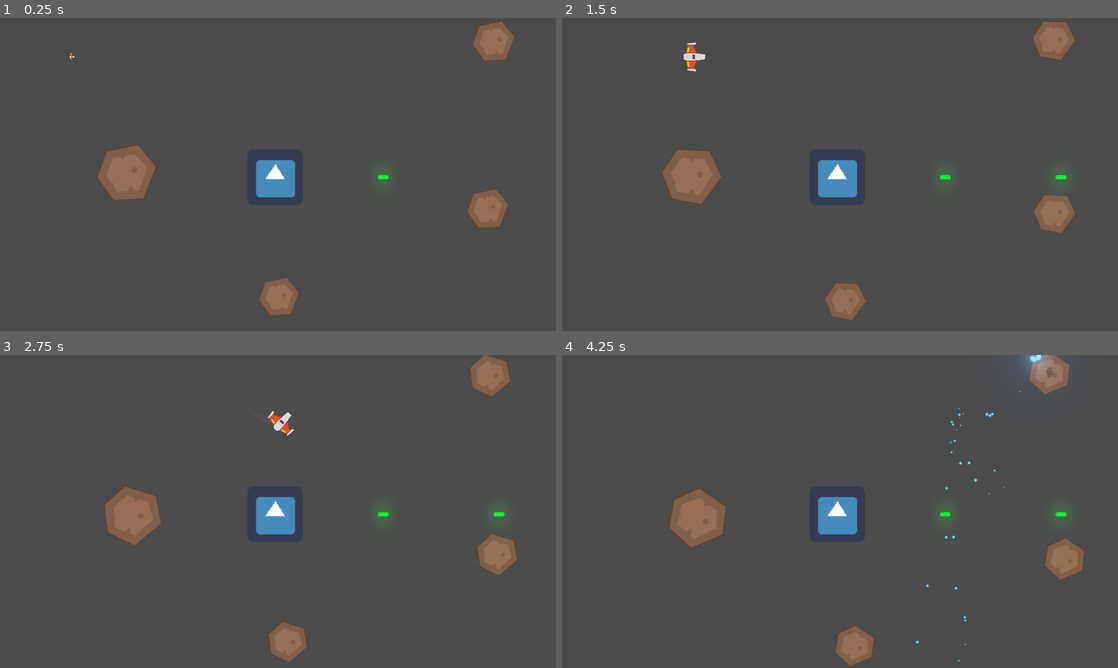
Above: before the commit, frames 1-4 (two rows, left to right).
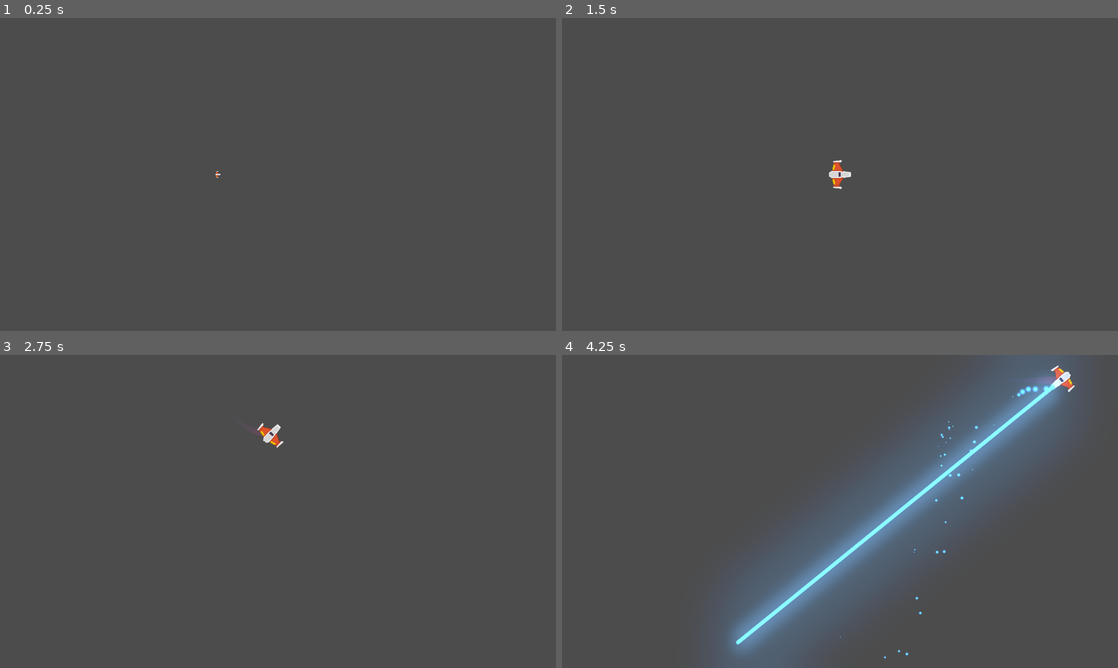
Above: after the commit, the same moments.

Repository: juanmfernandez/MeteoritosGame
Game: Godot game, scene res://Juego/Niveles/NivelTest.tscn
Same seed, same stepped clock (60 frames per second), same inputs: the game is played once before the commit and once after it. The engine's default icon, where the game draws it, is replaced by a stand-in: a white triangle on a blue panel in a dark square.
Inputs (mouse positions are in pixels of both pictures, inside the frame that each line leads up to):
- Up to frame 1 (0.25 s): no input
- Up to frame 2 (1.5 s): move the mouse to (812, 237) at 0.52 s; hold Right mouse button (disparo_laser) 0.53-1.28 s; hold W (mover_adelante) from 0.53 s (still down); move the mouse to (1006, 221) at 1.27 s; tap P (disparo_principal) at 1.35 s
- Up to frame 3 (2.75 s): move the mouse to (111, 464) at 2.02 s; release W (mover_adelante) at 2.03 s; hold S (mover_atras) from 2.03 s (still down); hold A (rotar_antihorario) from 2.03 s (still down)
- Up to frame 4 (4.25 s): keep holding S (mover_atras); move the mouse to (867, 511) at 2.77 s; release A (rotar_antihorario) at 2.78 s; tap D (rotar_horario) at 2.85 s; move the mouse to (756, 433) at 3.52 s; hold Right mouse button (disparo_laser) from 3.53 s (still down)

The runs differ from the first frame. In frame 1, 4.2% of the frame differs, in the area x 12-93%, y 0-96%; in frame 2, 4.4%; in frame 3, 4.6%; in frame 4, 26%, in the area x 19-94%, y 0-100%.

Commit message:
ADD sector meteoritos

Diff:
--- a/Juego/Autoloads/Eventos.gd
+++ b/Juego/Autoloads/Eventos.gd
@@ -4,3 +4,4 @@
 signal nave_destruida(posicion, explosiones)
 signal spawn_meteorito(posicion, direccion, tamanio)
 signal meteorito_destruido(posicion)
+signal nave_en_sector_peligro(centro_camara, tipo_peligro, num_peligros)
--- a/Juego/Meteoritos/Meteorito.gd
+++ b/Juego/Meteoritos/Meteorito.gd
@@ -2,8 +2,8 @@
 extends RigidBody2D
 
 # Atribb export
-export var vel_lineal_base:Vector2 = Vector2(300.0, 300.0)
-export var vel_ang_base:float = 3.0
+export var vel_lineal_base:Vector2 = Vector2(450.0, 450.0)
+export var vel_ang_base:float = 100.0
 export var hitpoints_base:float = 10.0
 
 # Atrib OnReady
@@ -12,14 +12,18 @@
 
 # Att
 var hitpoints:float
+var esta_en_sector:bool = true setget set_esta_en_sector
+var pos_spwan_original:Vector2
+var vel_spwan_original:Vector2
 
-# Methods
-func _ready() -> void:
-	angular_velocity = vel_ang_base
+# Setters and Getters
+func set_esta_en_sector(valor:bool) -> void:
+	esta_en_sector = valor
 
 # Contruc
 func crear(pos: Vector2, dir: Vector2, tamanio: float) -> void:
 	position = pos
+	pos_spwan_original = position - Vector2(aleatorizar_velocidad(), aleatorizar_velocidad())
 	# Calc mass, size of sprite and collider
 	mass *= tamanio
 	$Sprite.scale = Vector2.ONE * tamanio
@@ -28,17 +32,30 @@
 	var forma_colision:CircleShape2D = CircleShape2D.new()
 	forma_colision.radius = radio
 	$CollisionShape2D.shape = forma_colision
-	# Calc veloci
+	# Calc velocities
+	#linear_velocity = (vel_lineal_base * dir / tamanio) * aleatorizar_velocidad()
 	linear_velocity = (vel_lineal_base * dir / tamanio) * aleatorizar_velocidad()
-	angular_velocity = (vel_ang_base / tamanio) * aleatorizar_velocidad()
+	vel_spwan_original = linear_velocity
+	#angular_velocity = (vel_ang_base / tamanio) * aleatorizar_velocidad()
+	angular_velocity = (vel_ang_base ) * aleatorizar_velocidad()
 	# Calc HitPoints
 	hitpoints = hitpoints_base * tamanio
-	print("Initial Hitpoints -> ", hitpoints)
+	print("hitpoints: ", hitpoints," | linear_velocity: ", linear_velocity, " | angular_velocity: ", angular_velocity)
 
 # Customs Methods
+func _integrate_forces(state: Physics2DDirectBodyState) -> void:
+	if esta_en_sector:
+		return
+
+	var mi_tranform := state.get_transform()
+	mi_tranform.origin = pos_spwan_original
+	linear_velocity = vel_spwan_original
+	state.set_transform(mi_tranform)
+	esta_en_sector = true
+
 func aleatorizar_velocidad() -> float:
 	randomize()
-	return rand_range(-0.9, 1.9)
+	return rand_range(-9, 10)
 
 func recibir_danio(danio: float) -> void:
 	hitpoints -= danio
--- a/Juego/Meteoritos/MeteoritoSpawner.gd
+++ b/Juego/Meteoritos/MeteoritoSpawner.gd
@@ -1,22 +1,28 @@
 class_name MeteoritoSpawner
 extends Position2D
 
-export var direccion:Vector2 = Vector2(1, 1)
-export var rango_tamanio_meteorito:Vector2 = Vector2(0.5, 2.2)
+export var rango_direccion:Vector2 = Vector2(1.5, -1.5)
+export var rango_tamanio_meteorito:Vector2 = Vector2(0.5, 2.5)
 
-func _ready() -> void:
-	#temporal
-	yield(owner, "ready")
-	spawmear_meteorito()
+var direccion:Vector2 = Vector2(0, 0)
+var tamanio:float = 0.0
+
 
 func spawmear_meteorito() -> void:
+	direccion = Vector2(direccion_meteorito_aleatoria(), direccion_meteorito_aleatoria())
+	tamanio = tamanio_meteorito_aleatorio()
+	print("tamanio ",tamanio," | direccion ", direccion)
 	Eventos.emit_signal(
 		"spawn_meteorito",
 		global_position,
 		direccion,
-		tamanio_meteorito_aleatorio()
+		tamanio
 		)
 
 func tamanio_meteorito_aleatorio() -> float:
 	randomize()
 	return rand_range(rango_tamanio_meteorito[0], rango_tamanio_meteorito[1])
+
+func direccion_meteorito_aleatoria() -> float:
+	randomize()
+	return rand_range(rango_direccion[0], rango_direccion[1])
--- /dev/null
+++ b/Juego/Meteoritos/SectorMeteoritos.gd
@@ -0,0 +1,49 @@
+class_name SectorMeteoritos
+extends Node2D
+
+## Attrib Export
+export var cantidad_meteoritos:int = 15
+export var intervalo_spawn:float = 0.5
+
+## Attrib var
+var spawners:Array
+var spawner_index:int = 0
+
+## Construc
+func crear(pos: Vector2, meteoritos: int) -> void:
+	global_position = pos
+	cantidad_meteoritos = meteoritos
+
+## Methods
+func _ready() -> void:
+	$MeteoroSpawmerTimer.wait_time = intervalo_spawn
+	almacenar_spawners()
+	conectar_seniales_detectores()
+
+## Customs Methods
+func conectar_seniales_detectores() -> void:
+	for detector in $DetectorFueraZona.get_children():
+		print("Y se marchó ")
+		detector.connect("body_entered", self, "_on_detector_body_entered")
+
+func almacenar_spawners() -> void:
+	for spawner in $Spawmer.get_children():
+		spawners.append(spawner)
+
+func spawner_aleatorio() -> int:
+	randomize()
+	return randi() % spawners.size()
+
+func _on_MeteoroSpawmerTimer_timeout() -> void:
+	if cantidad_meteoritos == 0:
+		$MeteoroSpawmerTimer.stop()
+		return
+
+	spawner_index = spawner_aleatorio()
+	spawners[spawner_index].spawmear_meteorito()
+	print("se ha spwmeado un moteoro: ", spawner_index)
+	cantidad_meteoritos -= 1
+
+func _on_detector_body_entered(body: Node) -> void:
+
+	body.set_esta_en_sector(false)
--- /dev/null
+++ b/Juego/Meteoritos/SectorMeteoritos.tscn
@@ -0,0 +1,342 @@
+[gd_scene load_steps=13 format=2]
+
+[ext_resource path="res://Juego/Meteoritos/MeteoritoSpawner.tscn" type="PackedScene" id=1]
+[ext_resource path="res://Juego/Meteoritos/SectorMeteoritos.gd" type="Script" id=2]
+[ext_resource path="res://TemporalAssets/kenney_fontpackage (1)/Fonts/Kenney Future.ttf" type="DynamicFontData" id=3]
+[ext_resource path="res://Juego/Meteoritos/warning.ogg" type="AudioStream" id=4]
+
+[sub_resource type="RectangleShape2D" id=1]
+extents = Vector2( 547.534, 10 )
+
+[sub_resource type="RectangleShape2D" id=2]
+extents = Vector2( 549.779, 10 )
+
+[sub_resource type="RectangleShape2D" id=3]
+extents = Vector2( 10, 967.389 )
+
+[sub_resource type="RectangleShape2D" id=4]
+extents = Vector2( 10, 969.634 )
+
+[sub_resource type="RectangleShape2D" id=5]
+extents = Vector2( 1409.17, 10 )
+
+[sub_resource type="DynamicFont" id=6]
+size = 65
+font_data = ExtResource( 3 )
+
+[sub_resource type="Animation" id=7]
+resource_name = "advertencia"
+length = 5.0
+tracks/0/type = "value"
+tracks/0/path = NodePath("CanvasLayer/ColorRect:visible")
+tracks/0/interp = 1
+tracks/0/loop_wrap = true
+tracks/0/imported = false
+tracks/0/enabled = true
+tracks/0/keys = {
+"times": PoolRealArray( 0, 5 ),
+"transitions": PoolRealArray( 1, 1 ),
+"update": 1,
+"values": [ true, true ]
+}
+tracks/1/type = "value"
+tracks/1/path = NodePath("CanvasLayer/ColorRect:modulate")
+tracks/1/interp = 1
+tracks/1/loop_wrap = true
+tracks/1/imported = false
+tracks/1/enabled = true
+tracks/1/keys = {
+"times": PoolRealArray( 0, 5 ),
+"transitions": PoolRealArray( 1, 1 ),
+"update": 0,
+"values": [ Color( 0.988235, 0, 0, 0.176471 ), Color( 0, 0, 0, 0 ) ]
+}
+tracks/2/type = "value"
+tracks/2/path = NodePath("AudioDanger:playing")
+tracks/2/interp = 1
+tracks/2/loop_wrap = true
+tracks/2/imported = false
+tracks/2/enabled = true
+tracks/2/keys = {
+"times": PoolRealArray( 0, 5 ),
+"transitions": PoolRealArray( 1, 1 ),
+"update": 1,
+"values": [ true, false ]
+}
+tracks/3/type = "value"
+tracks/3/path = NodePath("AudioDanger:volume_db")
+tracks/3/interp = 1
+tracks/3/loop_wrap = true
+tracks/3/imported = false
+tracks/3/enabled = true
+tracks/3/keys = {
+"times": PoolRealArray( 0, 0.9, 3.2, 5 ),
+"transitions": PoolRealArray( 1, 1, 1, 1 ),
+"update": 0,
+"values": [ -34.696, -5.0, -5.0, -35.0 ]
+}
+tracks/4/type = "method"
+tracks/4/path = NodePath("MeteoroSpawmerTimer")
+tracks/4/interp = 1
+tracks/4/loop_wrap = true
+tracks/4/imported = false
+tracks/4/enabled = true
+tracks/4/keys = {
+"times": PoolRealArray( 5 ),
+"transitions": PoolRealArray( 1 ),
+"values": [ {
+"args": [ -1 ],
+"method": "start"
+} ]
+}
+
+[sub_resource type="Animation" id=8]
+length = 0.001
+tracks/0/type = "value"
+tracks/0/path = NodePath("CanvasLayer/ColorRect:visible")
+tracks/0/interp = 1
+tracks/0/loop_wrap = true
+tracks/0/imported = false
+tracks/0/enabled = true
+tracks/0/keys = {
+"times": PoolRealArray( 0 ),
+"transitions": PoolRealArray( 1 ),
+"update": 1,
+"values": [ false ]
+}
+tracks/1/type = "value"
+tracks/1/path = NodePath("CanvasLayer/ColorRect:modulate")
+tracks/1/interp = 1
+tracks/1/loop_wrap = true
+tracks/1/imported = false
+tracks/1/enabled = true
+tracks/1/keys = {
+"times": PoolRealArray( 0 ),
+"transitions": PoolRealArray( 1 ),
+"update": 0,
+"values": [ Color( 0, 0, 0, 0 ) ]
+}
+tracks/2/type = "value"
+tracks/2/path = NodePath("AudioDanger:playing")
+tracks/2/interp = 1
+tracks/2/loop_wrap = true
+tracks/2/imported = false
+tracks/2/enabled = true
+tracks/2/keys = {
+"times": PoolRealArray( 0 ),
+"transitions": PoolRealArray( 1 ),
+"update": 1,
+"values": [ false ]
+}
+tracks/3/type = "value"
+tracks/3/path = NodePath("AudioDanger:volume_db")
+tracks/3/interp = 1
+tracks/3/loop_wrap = true
+tracks/3/imported = false
+tracks/3/enabled = true
+tracks/3/keys = {
+"times": PoolRealArray( 0 ),
+"transitions": PoolRealArray( 1 ),
+"update": 0,
+"values": [ 0.0 ]
+}
+
+[node name="SectorMeteoritos" type="Node2D"]
+script = ExtResource( 2 )
+
+[node name="BordesNavePlayer" type="Node2D" parent="."]
+
+[node name="StaticBody2D" type="StaticBody2D" parent="BordesNavePlayer"]
+collision_layer = 0
+__meta__ = {
+"_edit_group_": true
+}
+
+[node name="CollisionShape2D2" type="CollisionShape2D" parent="BordesNavePlayer/StaticBody2D"]
+position = Vector2( -960, 0 )
+rotation = 1.5708
+shape = SubResource( 1 )
+
+[node name="StaticBody2D2" type="StaticBody2D" parent="BordesNavePlayer"]
+collision_layer = 0
+__meta__ = {
+"_edit_group_": true
+}
+
+[node name="CollisionShape2D" type="CollisionShape2D" parent="BordesNavePlayer/StaticBody2D2"]
+position = Vector2( 960, 0 )
+rotation = 1.5708
+shape = SubResource( 2 )
+
+[node name="StaticBody2D3" type="StaticBody2D" parent="BordesNavePlayer"]
+collision_layer = 0
+__meta__ = {
+"_edit_group_": true
+}
+
+[node name="CollisionShape2D" type="CollisionShape2D" parent="BordesNavePlayer/StaticBody2D3"]
+position = Vector2( 0, 540 )
+rotation = 1.5708
+shape = SubResource( 3 )
+
+[node name="StaticBody2D4" type="StaticBody2D" parent="BordesNavePlayer"]
+collision_layer = 0
+__meta__ = {
+"_edit_group_": true
+}
+
+[node name="CollisionShape2D" type="CollisionShape2D" parent="BordesNavePlayer/StaticBody2D4"]
+position = Vector2( 0, -540 )
+rotation = 1.5708
+shape = SubResource( 4 )
+
+[node name="DetectorFueraZona" type="Node2D" parent="."]
+
+[node name="Area2D" type="Area2D" parent="DetectorFueraZona"]
+collision_layer = 64
+collision_mask = 31
+__meta__ = {
+"_edit_group_": true
+}
+
+[node name="CollisionShape2D" type="CollisionShape2D" parent="DetectorFueraZona/Area2D"]
+modulate = Color( 0.403922, 0.956863, 0.0627451, 1 )
+position = Vector2( 1400, 0 )
+rotation = 1.5708
+shape = SubResource( 5 )
+
+[node name="Area2D2" type="Area2D" parent="DetectorFueraZona"]
+collision_layer = 32
+collision_mask = 31
+__meta__ = {
+"_edit_group_": true
+}
+
+[node name="CollisionShape2D2" type="CollisionShape2D" parent="DetectorFueraZona/Area2D2"]
+modulate = Color( 0.403922, 0.956863, 0.0627451, 1 )
+position = Vector2( -1400, 0 )
+rotation = 1.5708
+shape = SubResource( 5 )
+
+[node name="Area2D3" type="Area2D" parent="DetectorFueraZona"]
+collision_layer = 32
+collision_mask = 31
+__meta__ = {
+"_edit_group_": true
+}
+
+[node name="CollisionShape2D3" type="CollisionShape2D" parent="DetectorFueraZona/Area2D3"]
+modulate = Color( 0.403922, 0.956863, 0.0627451, 1 )
+position = Vector2( 0, -900 )
+shape = SubResource( 5 )
+
+[node name="Area2D4" type="Area2D" parent="DetectorFueraZona"]
+collision_layer = 32
+collision_mask = 31
+__meta__ = {
+"_edit_group_": true
+}
+
+[node name="CollisionShape2D4" type="CollisionShape2D" parent="DetectorFueraZona/Area2D4"]
+modulate = Color( 0.403922, 0.956863, 0.0627451, 1 )
+position = Vector2( 0, 900 )
+shape = SubResource( 5 )
+
+[node name="Spawmer" type="Node2D" parent="."]
+
+[node name="MeteoritoSpawner" parent="Spawmer" instance=ExtResource( 1 )]
+position = Vector2( 1110.1, -685.288 )
+
+[node name="MeteoritoSpawner2" parent="Spawmer" instance=ExtResource( 1 )]
+position = Vector2( -4.75684, -675.757 )
+
+[node name="MeteoritoSpawner3" parent="Spawmer" instance=ExtResource( 1 )]
+position = Vector2( 4.75684, 702.015 )
+
+[node name="MeteoritoSpawner4" parent="Spawmer" instance=ExtResource( 1 )]
+position = Vector2( -1045.61, 644.998 )
+
+[node name="MeteoritoSpawner5" parent="Spawmer" instance=ExtResource( 1 )]
+position = Vector2( -1076.54, -9.51367 )
+
+[node name="MeteoritoSpawner6" parent="Spawmer" instance=ExtResource( 1 )]
+position = Vector2( -1081.3, -648.409 )
+
+[node name="MeteoritoSpawner7" parent="Spawmer" instance=ExtResource( 1 )]
+position = Vector2( 1106.38, 373.052 )
+
+[node name="MeteoritoSpawner8" parent="Spawmer" instance=ExtResource( 1 )]
+position = Vector2( 1104.29, 739.005 )
+
+[node name="MeteoritoSpawner9" parent="Spawmer" instance=ExtResource( 1 )]
+position = Vector2( 1199.94, -347.603 )
+
+[node name="MeteoritoSpawner10" parent="Spawmer" instance=ExtResource( 1 )]
+position = Vector2( 1202.46, 0 )
+
+[node name="MeteoritoSpawner11" parent="Spawmer" instance=ExtResource( 1 )]
+position = Vector2( 635.85, 755.482 )
+
+[node name="MeteoritoSpawner12" parent="Spawmer" instance=ExtResource( 1 )]
+position = Vector2( -1051.94, -309.984 )
+
+[node name="MeteoritoSpawner13" parent="Spawmer" instance=ExtResource( 1 )]
+position = Vector2( -589.994, -693.628 )
+
+[node name="MeteoritoSpawner14" parent="Spawmer" instance=ExtResource( 1 )]
+position = Vector2( 597.812, -691.305 )
+
+[node name="MeteoritoSpawner15" parent="Spawmer" instance=ExtResource( 1 )]
+position = Vector2( -1099.51, 265.996 )
+
+[node name="MeteoritoSpawner16" parent="Spawmer" instance=ExtResource( 1 )]
+position = Vector2( -576.901, 673.423 )
+
+[node name="Camera2D" type="Camera2D" parent="."]
+
+[node name="MeteoroSpawmerTimer" type="Timer" parent="."]
+
+[node name="CanvasLayer" type="CanvasLayer" parent="."]
+
+[node name="ColorRect" type="ColorRect" parent="CanvasLayer"]
+modulate = Color( 0, 0, 0, 0 )
+light_mask = 0
+margin_left = -127.359
+margin_top = -144.856
+margin_right = 503.641
+margin_bottom = 206.144
+color = Color( 0.119998, 31.7201, 34.11, 0 )
+__meta__ = {
+"_edit_use_anchors_": false
+}
+
+[node name="Label" type="Label" parent="CanvasLayer/ColorRect"]
+anchor_left = 0.232
+anchor_top = 0.439
+anchor_right = 0.268
+anchor_bottom = 0.476
+margin_left = -0.391998
+margin_top = 0.910995
+margin_right = 1855.89
+margin_bottom = 1054.92
+custom_fonts/font = SubResource( 6 )
+text = "¡ADVERTENCIA!
+LLUVIA DE METEORITOS INMINENTE"
+align = 1
+valign = 1
+uppercase = true
+__meta__ = {
+"_edit_use_anchors_": false
+}
+
+[node name="AudioDanger" type="AudioStreamPlayer" parent="."]
+stream = ExtResource( 4 )
+volume_db = -35.0
+bus = "SFX"
+
+[node name="AnimationDanger" type="AnimationPlayer" parent="."]
+autoplay = "advertencia"
+anims/advertencia = SubResource( 7 )
+anims/default = SubResource( 8 )
+
+[connection signal="timeout" from="MeteoroSpawmerTimer" to="." method="_on_MeteoroSpawmerTimer_timeout"]
--- a/Juego/Naves/Player/Player.tscn
+++ b/Juego/Naves/Player/Player.tscn
@@ -108,6 +108,9 @@
 
 [node name="Escudo" parent="." instance=ExtResource( 10 )]
 
+[node name="CameraPlayer" type="Camera2D" parent="."]
+current = true
+
 [connection signal="body_entered" from="." to="." method="_on_body_entered"]
 [connection signal="animation_finished" from="AnimationPlayer" to="." method="_on_AnimationPlayer_animation_finished"]
 
--- a/Juego/Niveles/Nivel.gd
+++ b/Juego/Niveles/Nivel.gd
@@ -5,10 +5,14 @@
 export var explosion:PackedScene = null
 export var meteorito:PackedScene = null
 export var explosion_meteorito:PackedScene = null
+export var sector_meteoritos:PackedScene = null
+export var tiempo_transision_camara:float = 0.3
 
 ##Attrib OnReady
 onready var contenedor_proyectiles:Node
 onready var contenedor_meteoritos:Node
+onready var contenedor_sector_meteoritos:Node
+onready var camara_nivel:Camera2D = $CameraNivelTest
 
 ## Methods
 func _ready() -> void:
@@ -21,6 +25,7 @@
 	Eventos.connect("nave_destruida", self, "_on_nave_destruida")
 	Eventos.connect("spawn_meteorito", self, "_on_spawn_meteoritos")
 	Eventos.connect("meteorito_destruido", self, "_on_meteorito_destruido")
+	Eventos.connect("nave_en_sector_peligro", self, "_on_nave_en_sector_peligro")
 
 func crear_contenedores() -> void:
 	contenedor_proyectiles = Node.new()
@@ -29,6 +34,9 @@
 	contenedor_meteoritos = Node.new()
 	contenedor_meteoritos.name = "ContenedorMeteoritos"
 	add_child(contenedor_meteoritos)
+	contenedor_sector_meteoritos = Node.new()
+	contenedor_sector_meteoritos.name = "ContenedorSectorMeteoritos"
+	add_child(contenedor_sector_meteoritos)
 
 func _on_disparo(proyectil:Proyectil) -> void:
 	contenedor_proyectiles.add_child(proyectil)
@@ -39,6 +47,36 @@
 		new_explosion.global_position = posicion
 		add_child(new_explosion)
 		yield(get_tree().create_timer(0.6), "timeout")
+
+func _on_nave_en_sector_peligro(centro_cam:Vector2, tipo_peligro:String, num_peligros:int) -> void:
+	if tipo_peligro == "Meteorito":
+		crear_sector_meteoritos(centro_cam, num_peligros)
+	elif tipo_peligro == "Enemigo":
+		pass
+
+func crear_sector_meteoritos(centro_camara:Vector2, _num_peligros:int) -> void:
+	var new_sector_meteoritos:SectorMeteoritos = sector_meteoritos.instance()
+	new_sector_meteoritos.crear(centro_camara, _num_peligros)
+	camara_nivel.current = true
+	contenedor_sector_meteoritos.add_child(new_sector_meteoritos)
+	transicion_camaras(
+		$Player/CameraPlayer.global_position,
+		camara_nivel.global_position,
+		camara_nivel
+	)
+
+func transicion_camaras(desde: Vector2, hasta: Vector2, camara_actual:Camera2D) -> void:
+	$TweenCamara.interpolate_property(
+		camara_actual,
+		"global_position",
+		desde,
+		hasta,
+		tiempo_transision_camara,
+		Tween.TRANS_LINEAR,
+		Tween.EASE_IN_OUT
+	)
+	camara_actual.current = true
+	$TweenCamara.start()
 
 func _on_spawn_meteoritos(pos_spawn: Vector2, dir_meteorito: Vector2, tamanio: float) -> void:
 	var new_meteorito:Meteorito = meteorito.instance()
--- a/Juego/Niveles/NivelTest.tscn
+++ b/Juego/Niveles/NivelTest.tscn
@@ -5,9 +5,9 @@
 [ext_resource path="res://Juego/Niveles/Nivel.gd" type="Script" id=3]
 [ext_resource path="res://default_env.tres" type="Environment" id=4]
 [ext_resource path="res://Juego/Explosiones/Explosion.tscn" type="PackedScene" id=5]
-[ext_resource path="res://Juego/Enemigos/EnemigoDummy.tscn" type="PackedScene" id=6]
+[ext_resource path="res://Juego/Peligros/SectorDePeligro.tscn" type="PackedScene" id=6]
 [ext_resource path="res://Juego/Meteoritos/Meteorito.tscn" type="PackedScene" id=7]
-[ext_resource path="res://Juego/Meteoritos/MeteoritoSpawner.tscn" type="PackedScene" id=8]
+[ext_resource path="res://Juego/Meteoritos/SectorMeteoritos.tscn" type="PackedScene" id=8]
 [ext_resource path="res://Juego/Explosiones/ExplosionMeteorito.tscn" type="PackedScene" id=9]
 
 [node name="NivelTest" type="Node2D"]
@@ -15,11 +15,11 @@
 explosion = ExtResource( 5 )
 meteorito = ExtResource( 7 )
 explosion_meteorito = ExtResource( 9 )
+sector_meteoritos = ExtResource( 8 )
 
 [node name="Player" parent="." instance=ExtResource( 1 )]
-position = Vector2( 456.755, 134.168 )
+position = Vector2( 421.119, 176.931 )
 gravity_scale = 0.0
-can_sleep = false
 
 [node name="Proyectil" parent="." instance=ExtResource( 2 )]
 visible = false
@@ -28,17 +28,14 @@
 [node name="WorldEnvironment" type="WorldEnvironment" parent="."]
 environment = ExtResource( 4 )
 
-[node name="EnemigoDummy" parent="." instance=ExtResource( 6 )]
-position = Vector2( 950, 550 )
+[node name="TriggersLluviaMeteoritos" type="Node2D" parent="."]
+position = Vector2( 967.357, 550.383 )
 
-[node name="MeteoritoSpawner" parent="." instance=ExtResource( 8 )]
-position = Vector2( 1706.14, 80.4073 )
+[node name="SectorDePeligro" parent="TriggersLluviaMeteoritos" instance=ExtResource( 6 )]
+position = Vector2( -122.333, -376.342 )
+tipo_peligro = "Meteorito"
 
-[node name="MeteoritoSpawner2" parent="." instance=ExtResource( 8 )]
-position = Vector2( 435.516, 531.637 )
+[node name="CameraNivelTest" type="Camera2D" parent="."]
+position = Vector2( 960.294, 541.427 )
 
-[node name="MeteoritoSpawner3" parent="." instance=ExtResource( 8 )]
-position = Vector2( 1681.45, 655.108 )
-
-[node name="MeteoritoSpawner4" parent="." instance=ExtResource( 8 )]
-position = Vector2( 960.828, 958.989 )
+[node name="TweenCamara" type="Tween" parent="."]
--- /dev/null
+++ b/Juego/Peligros/SectorDePeligro.gd
@@ -0,0 +1,24 @@
+class_name SectorDePeligro
+extends Area2D
+
+## Attrib Export
+export(String, "vacio", "Meteorito", "Enemigo") var tipo_peligro
+export var numero_peligros:int = 10
+
+## Signals
+
+
+func _on_body_entered(_body: Node) -> void:
+	$CollisionShape2D.set_deferred("disabled", true)
+	yield(get_tree().create_timer(0.1), "timeout")
+	enviar_senial()
+
+func enviar_senial() -> void:
+	Eventos.emit_signal(
+		"nave_en_sector_peligro",
+		$PositionCentroSector.global_position,
+		tipo_peligro,
+		numero_peligros
+	)
+
+	queue_free()
--- /dev/null
+++ b/Juego/Peligros/SectorDePeligro.tscn
@@ -0,0 +1,18 @@
+[gd_scene load_steps=3 format=2]
+
+[ext_resource path="res://Juego/Peligros/SectorDePeligro.gd" type="Script" id=1]
+
+[sub_resource type="RectangleShape2D" id=1]
+extents = Vector2( 127.43, 65.0155 )
+
+[node name="SectorDePeligro" type="Area2D"]
+collision_layer = 0
+script = ExtResource( 1 )
+
+[node name="CollisionShape2D" type="CollisionShape2D" parent="."]
+shape = SubResource( 1 )
+
+[node name="PositionCentroSector" type="Position2D" parent="."]
+position = Vector2( 118.338, 402.06 )
+
+[connection signal="body_entered" from="." to="." method="_on_body_entered"]
--- a/project.godot
+++ b/project.godot
@@ -64,6 +64,16 @@
 "language": "GDScript",
 "path": "res://Juego/Proyectiles/LaserBeam/LaserBeam2D.gd"
 }, {
+"base": "Area2D",
+"class": "SectorDePeligro",
+"language": "GDScript",
+"path": "res://Juego/Peligros/SectorDePeligro.gd"
+}, {
+"base": "Node2D",
+"class": "SectorMeteoritos",
+"language": "GDScript",
+"path": "res://Juego/Meteoritos/SectorMeteoritos.gd"
+}, {
 "base": "Line2D",
 "class": "Trail2D",
 "language": "GDScript",
@@ -81,6 +91,8 @@
 "Player": "",
 "Proyectil": "",
 "RayoLaser": "",
+"SectorDePeligro": "",
+"SectorMeteoritos": "",
 "Trail2D": ""
 }
 
Not shown, added: Juego/Meteoritos/warning.ogg.import
Not shown, added: Juego/Meteoritos/warning.ogg
